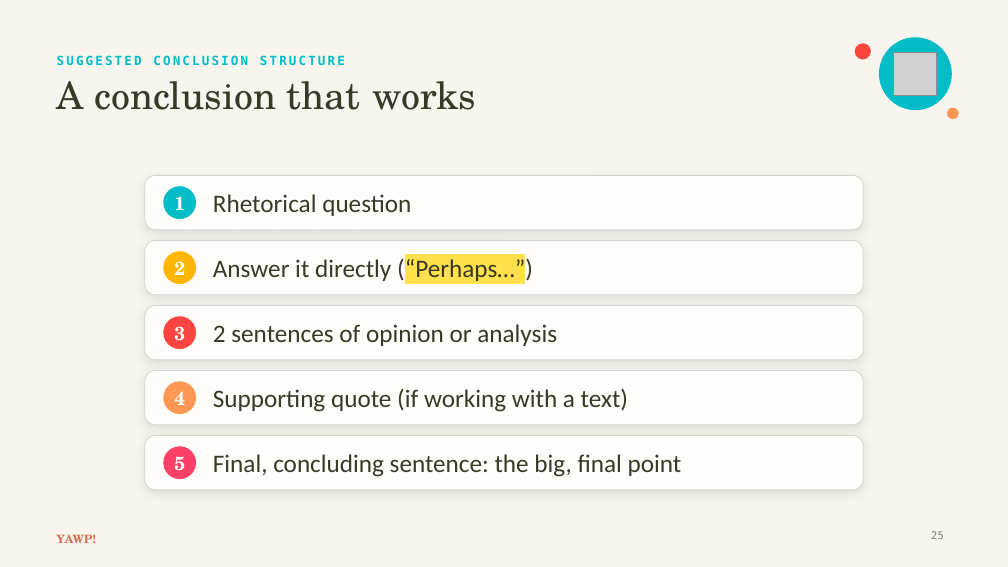
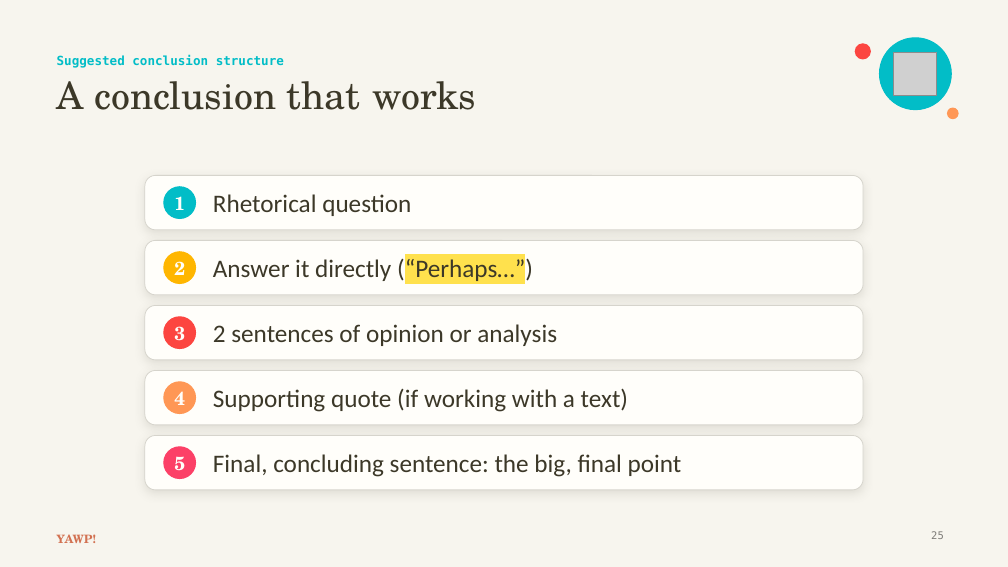
Before and after one commit to The-Connell-School/yawp, a slide deck: slide 25 of services/web-app/resources/thesis-essay-decks/lesson-6-conclusion.pptx. Drawn at 1008x567 pixels with LibreOffice and Linux fonts; fonts in the diff are those of the drawing; grey boxes stand for pictures. Boxes give left, top, right and bottom in pixels: in the first picture for what was removed or moved away, otherwise in the second. Text is boxed around its words. In the diff, an @@ line names an element or a change of style, - is before the commit and + after.

```diff
--- a/services/web-app/resources/thesis-essay-decks/lesson-6-conclusion.pptx
+++ b/services/web-app/resources/thesis-essay-decks/lesson-6-conclusion.pptx
@@ text at (x1=57, y1=55, x2=284, y2=68): text changed @@
-SUGGESTED CONCLUSION STRUCTURE
+Suggested conclusion structure
```
Also in this commit, not shown: 25 other slides changed, 25 other files.
